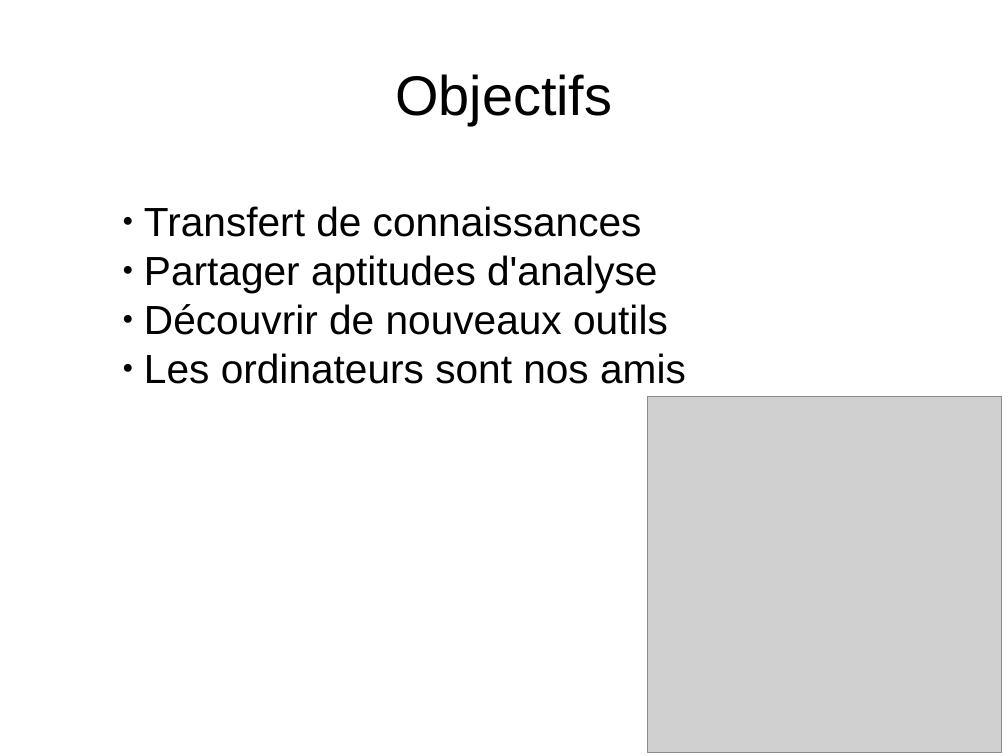
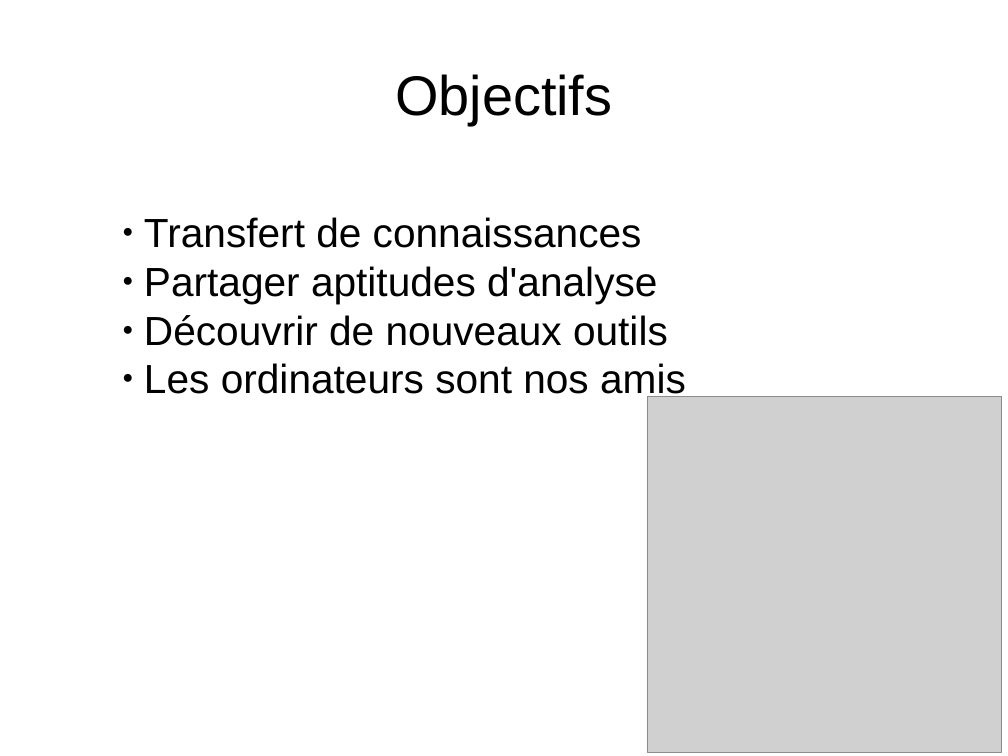
Before and after one commit to enormandeau/club_bioinfo_ibis, a slide deck: slide 6 of 01_presentations/01_presentation_club_interlab_ibis/presentation.odp. Drawn at 1008x756 pixels with LibreOffice and Linux fonts; fonts in the diff are those of the drawing; grey boxes stand for pictures. Boxes give left, top, right and bottom in pixels: in the first picture for what was removed or moved away, otherwise in the second. Text is boxed around its words. In the diff, an @@ line names an element or a change of style, - is before the commit and + after.

```diff
--- a/01_presentations/01_presentation_club_interlab_ibis/presentation.odp
+++ b/01_presentations/01_presentation_club_interlab_ibis/presentation.odp
@@ subtitle "Transfert de connaissances" rewrapped from [144, 206, 686, 384] to [144, 217, 686, 401] @@
```
Also in this commit, not shown: 3 other slides changed, 1 slide added, 1 slide removed, 1 other file.
